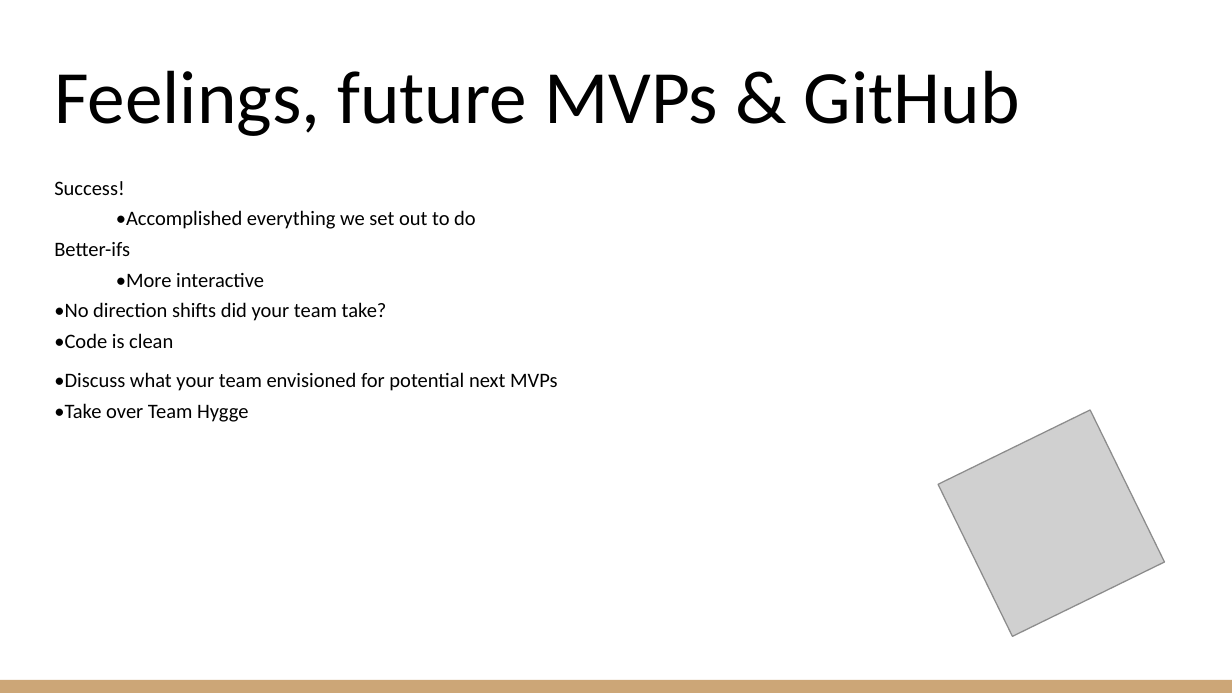
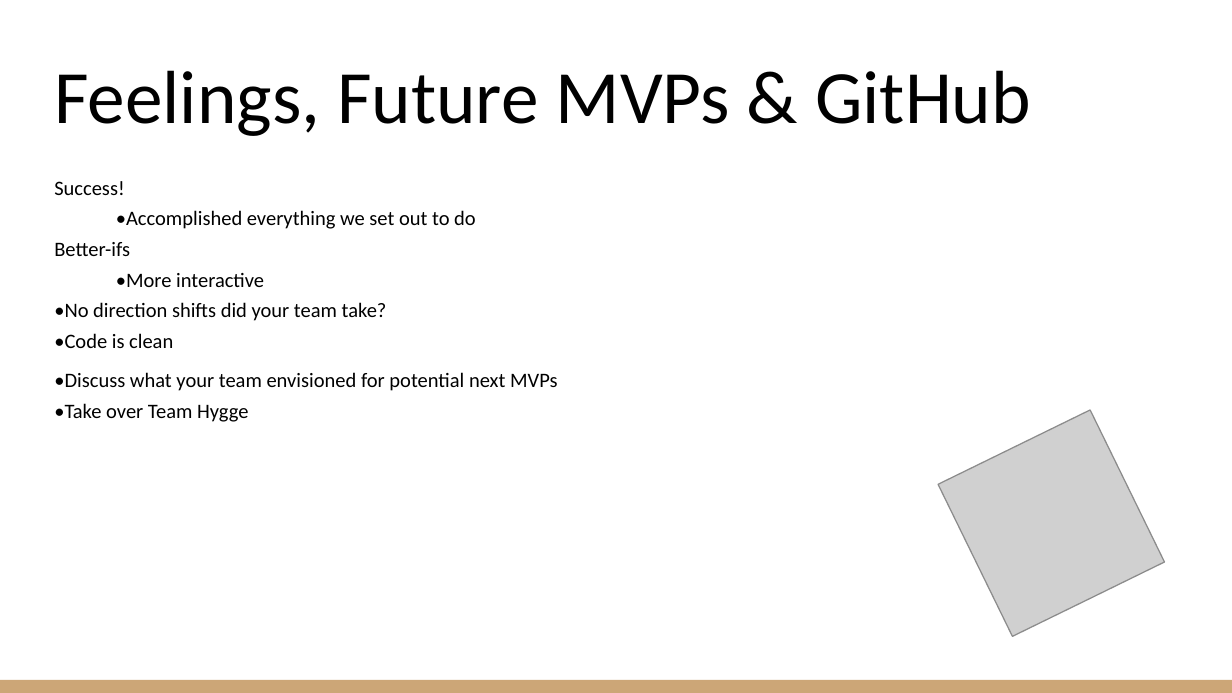
Before and after one commit to ayonoaduo/Hygge, a slide deck: slide 7 of MILESTONE 4/POWERPOINT/Milestone 4 Presentation.pptx. Drawn at 1232x693 pixels with LibreOffice and Linux fonts; fonts in the diff are those of the drawing; grey boxes stand for pictures. Boxes give left, top, right and bottom in pixels: in the first picture for what was removed or moved away, otherwise in the second. Text is boxed around its words. In the diff, an @@ line names an element or a change of style, - is before the commit and + after.

```diff
--- a/MILESTONE 4/POWERPOINT/Milestone 4 Presentation.pptx
+++ b/MILESTONE 4/POWERPOINT/Milestone 4 Presentation.pptx
@@ title at [54, 70, 1031, 136]: text changed @@
-Feelings, future MVPs & GitHub
+Feelings, Future MVPs & GitHub
```
Also in this commit, not shown: 3 other slides changed.
